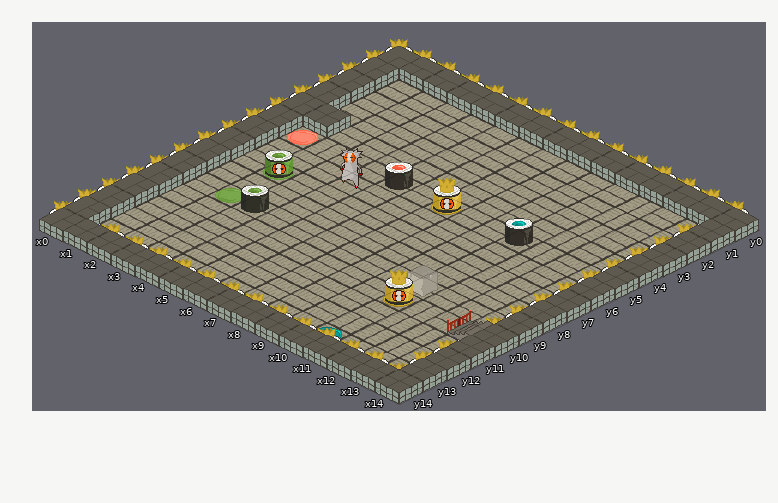
Two versions of a level (Tiled map, game/data/levels/test.tmx). The picture above was drawn from the file before the commit.
Cells are 56x27 px. Isometric: x runs down to the right, y down to the left. Shown: x 0..14, y 0..14.
The result:
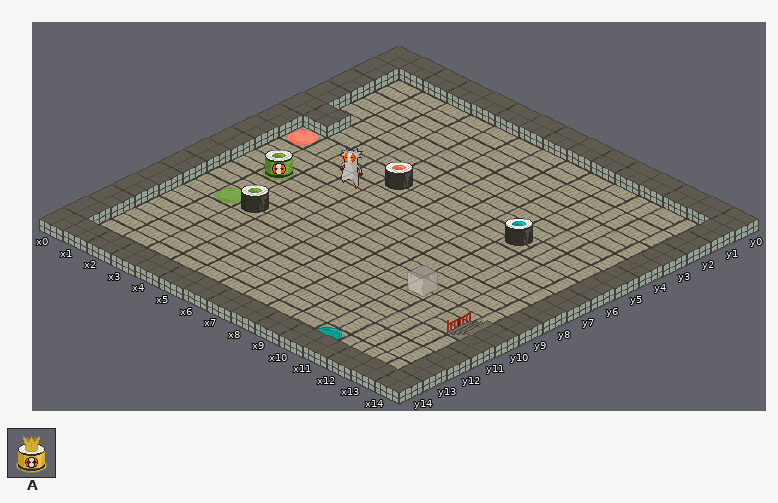
Key: from "tatami": A 29 "wall".
_ is an empty cell, . an unchanged one.
From the commit log: Error in master.tsx size isn't change to use the new image pack
Edits made:
--- layer "plate_n_ground"
@@ x 0..14 @@
- 0 AAAAAAAAAAAAAAA
- 1 A.............A
- 2 A.............A
- 3 A.............A
- 4 A.............A
- 5 A.............A
- 6 A.............A
- 7 A.............A
- 8 A.............A
- 9 A.............A
-10 A.............A
-11 A.............A
-12 A.............A
-13 A.............A
-14 AAAAAAAAAAAAAAA
+ 0 _______________
+ 1 _............._
+ 2 _............._
+ 3 _............._
+ 4 _............._
+ 5 _............._
+ 6 _............._
+ 7 _............._
+ 8 _............._
+ 9 _............._
+10 _............._
+11 _............._
+12 _............._
+13 _............._
+14 _______________
--- layer "game"
@@ x 7..7 @@
- 5 A
+ 5 _
@@ x 10..10 @@
-10 A
+10 _
Boxes around the changes in both pictures, in picture pixels (x1, y1, x2, y2):
removed: (49, 39, 749, 369)
